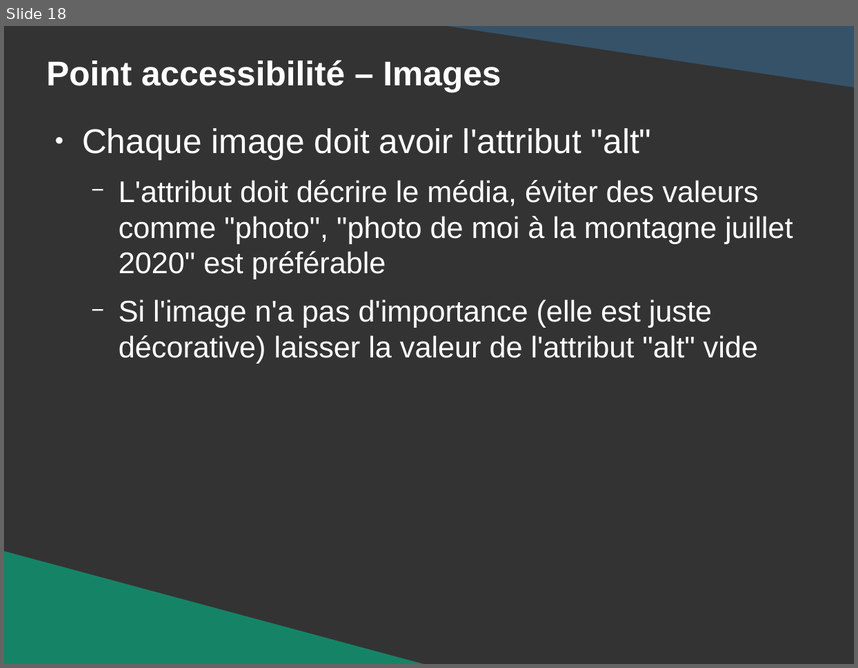
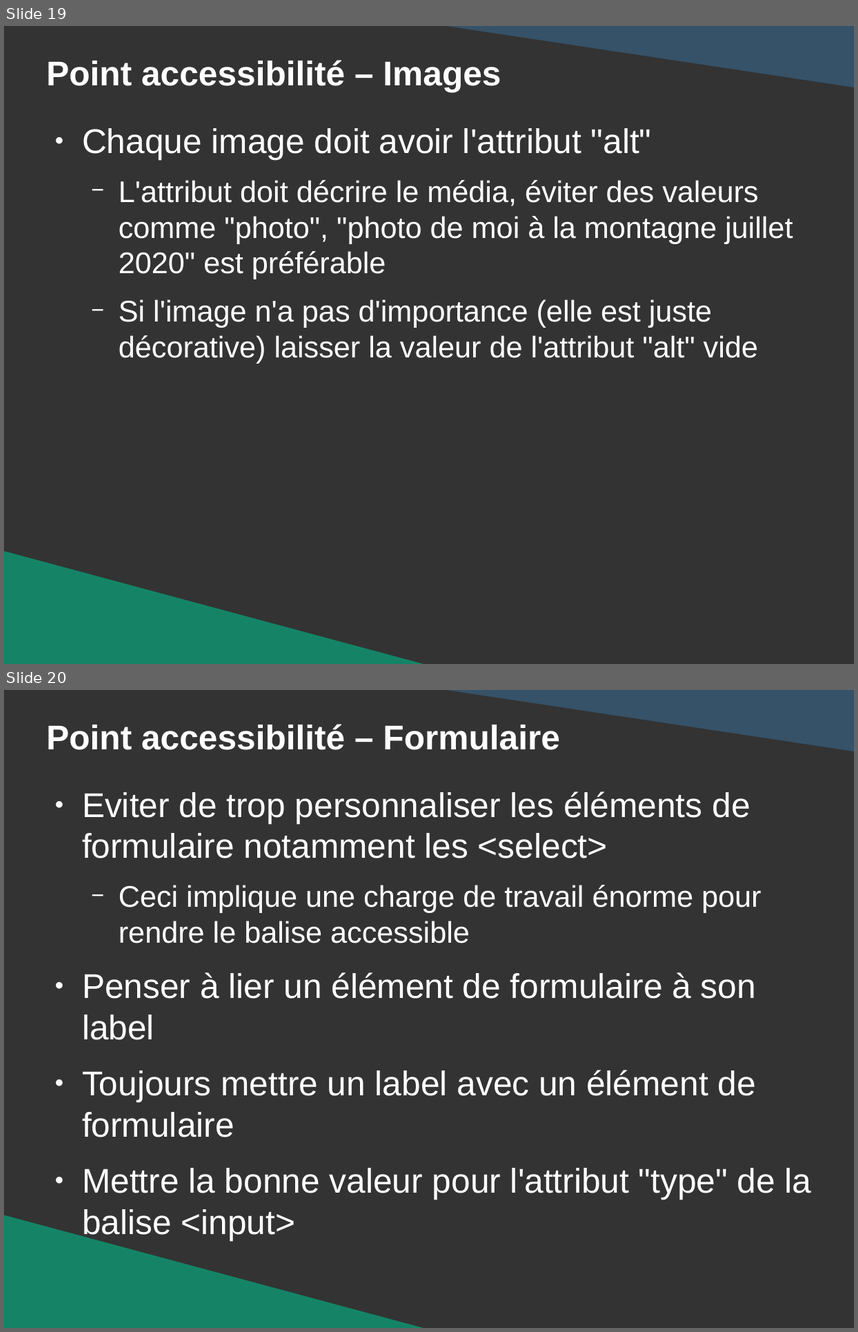
Before and after one commit to DanYellow/presentations, a slide deck: mmi/html/bonnes-pratiques/presentation.odp. Shown one above the other, each under a label of ours: slide 18 before the commit, slides 19 and 20 after it. The pictures are 858x668 and 858x1332 pixels, drawn with LibreOffice and Linux fonts; fonts in the diff are those of the drawing. Boxes give left, top, right and bottom in pixels: in the first picture for what was removed or moved away, otherwise in the second. Text is boxed around its words. In the diff, an @@ line names an element or a change of style, - is before the commit and + after.

```diff
--- a/mmi/html/bonnes-pratiques/presentation.odp
+++ b/mmi/html/bonnes-pratiques/presentation.odp
@@ slide 20 added at (4, 690, 854, 1328), background #333333 @@
@@ right triangle added at (416, 690, 854, 751), fill #355269 @@
@@ title added at (46, 724, 560, 750), 32 pt, text #FFFFFF, bold @@
+Point accessibilité – Formulaire
@@ text added at (82, 791, 812, 1199), 32 pt, text #FFFFFF @@
+● Eviter de trop personnaliser les éléments de formulaire notamment les <select>
+  − Ceci implique une charge de travail énorme pour rendre le balise accessible
+● Penser à lier un élément de formulaire à son label
+● Toujours mettre un label avec un élément de formulaire
+● Mettre la bonne valeur pour l'attribut "type" de la balise <input>
@@ right triangle added at (4, 1214, 444, 1328), fill #158466 @@
@@ what was slide 18 is now slide 19 @@
```
Also in this commit, not shown: 3 slides changed, 1 other slide added, 4 other files.
